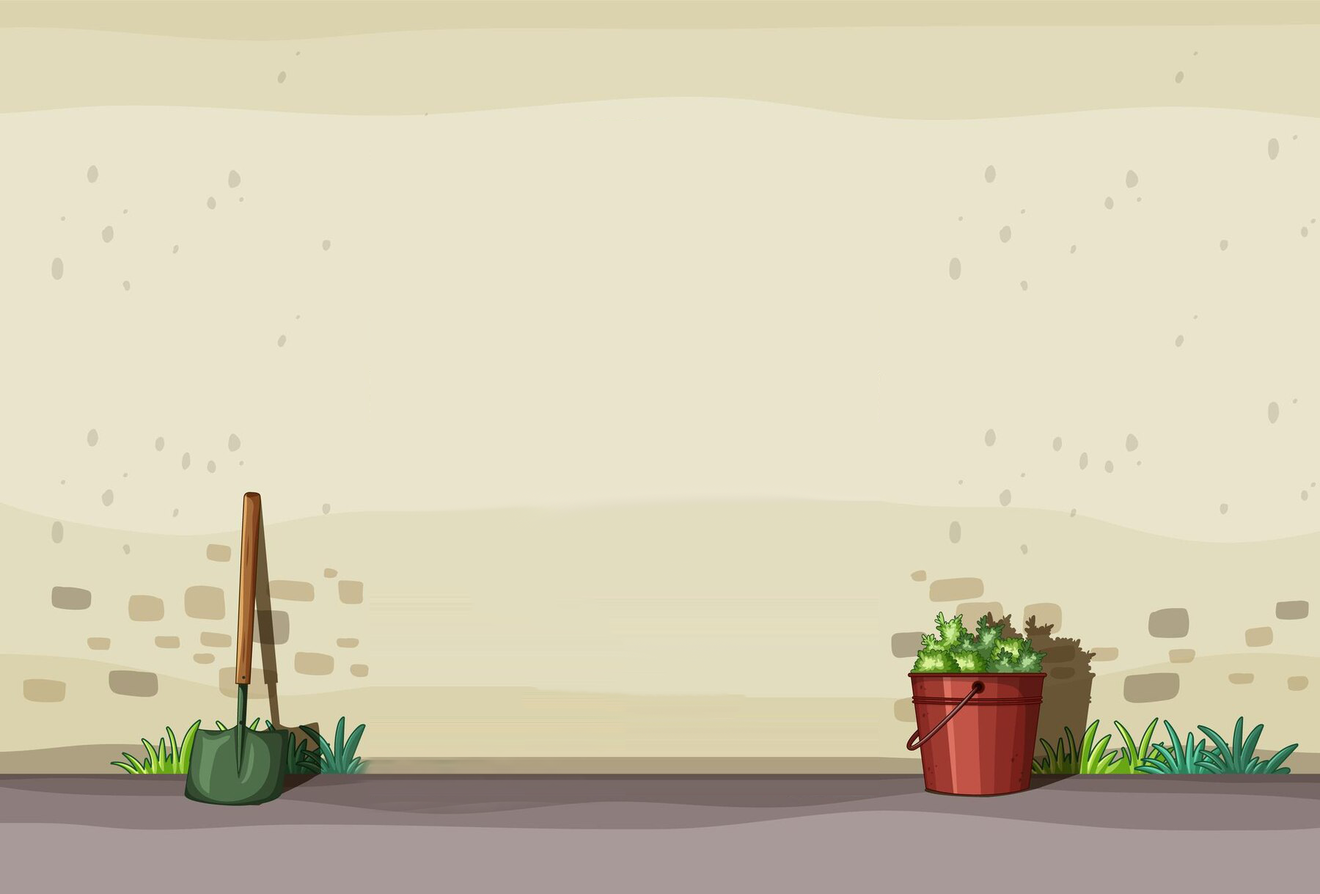
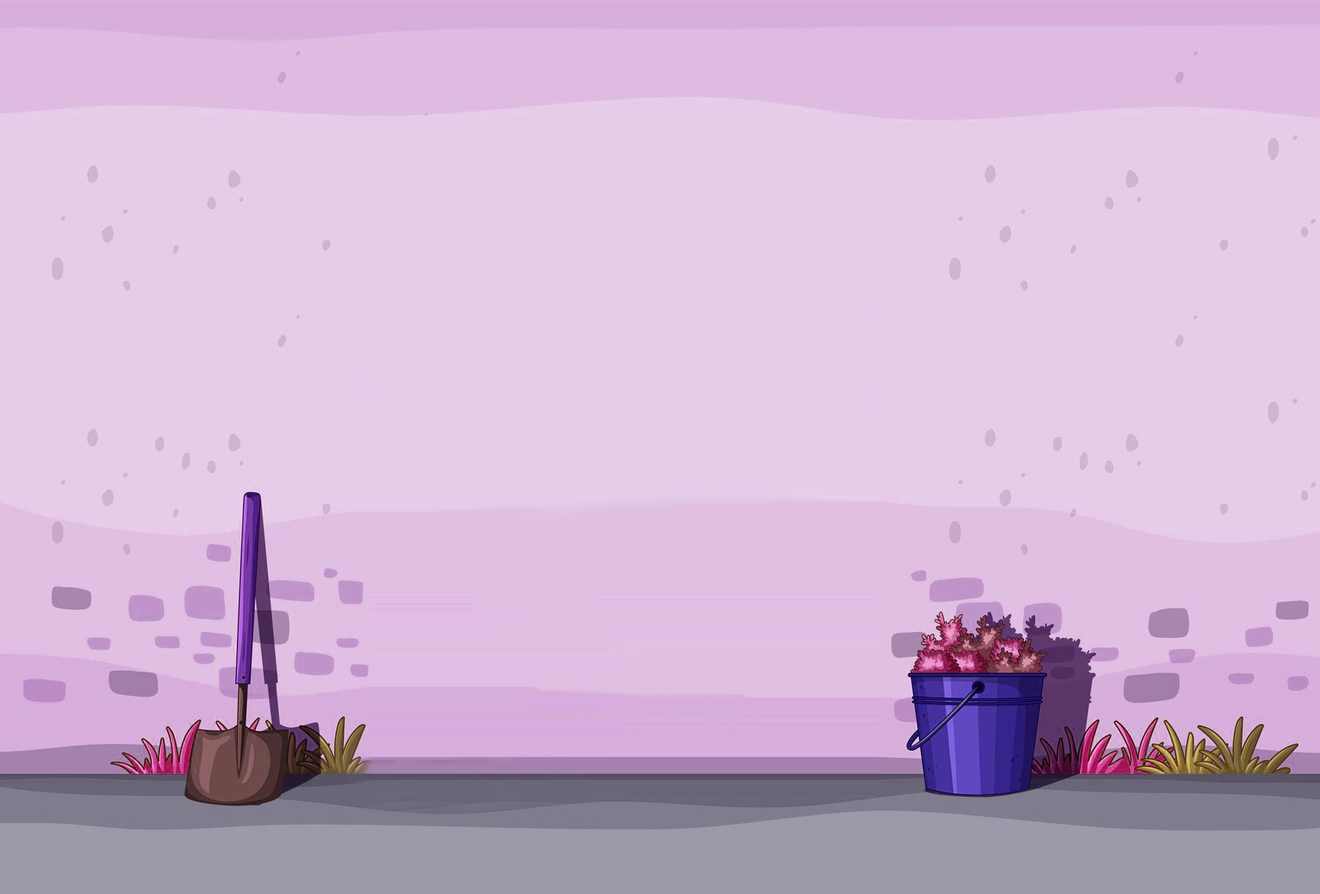
Layer changes from the first 1320×894 image to the second:
added layer "Ebene 0 Kopie" above "Ebene 0" over [0, 0, 1320, 894]
hid "Ebene 0" over [0, 0, 1320, 894]
